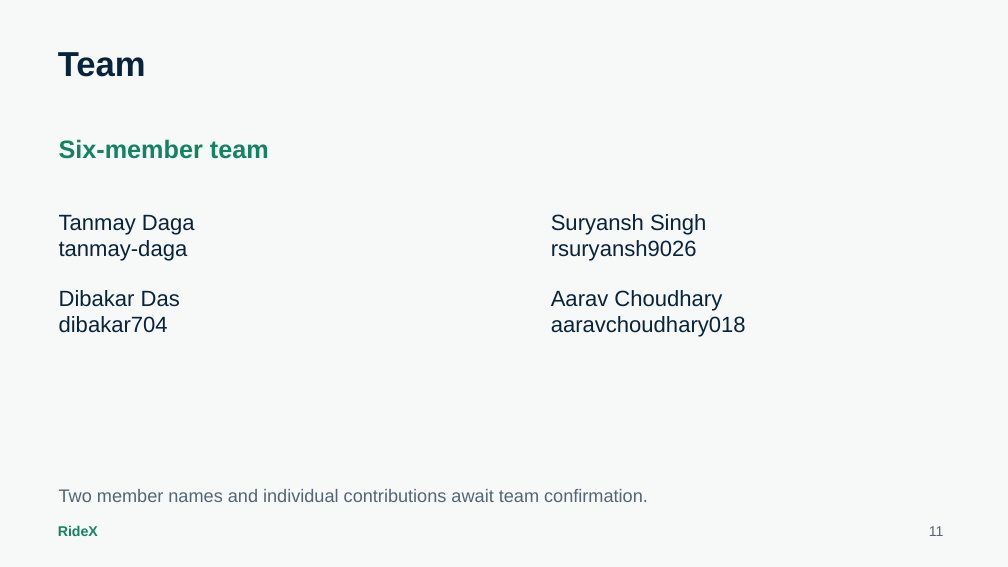
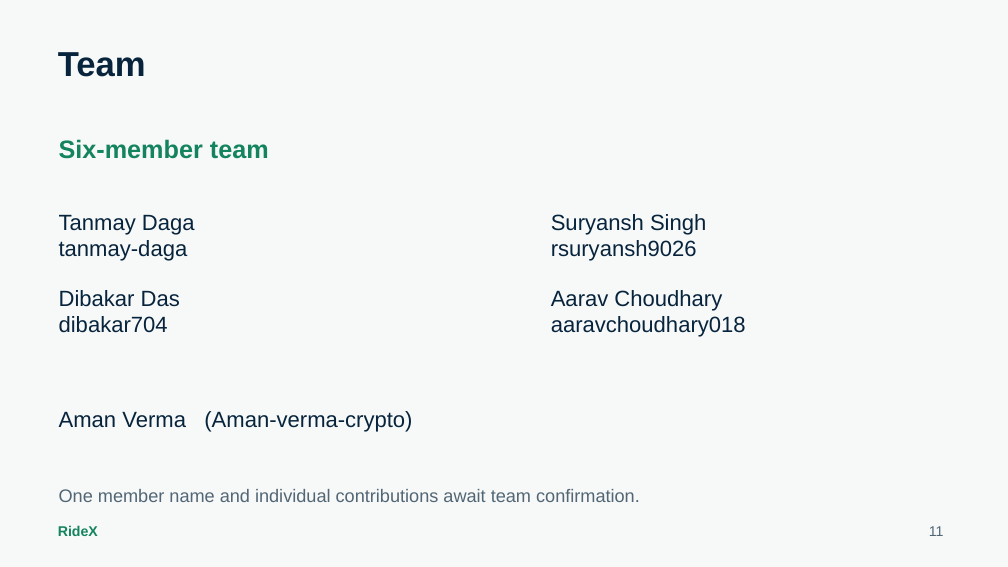
Before and after one commit to aaravchoudhary018/FireTech-, a slide deck: slide 11 of docs/presentation/RideX-Ideathon-Presentation.pptx. Drawn at 1008x567 pixels with LibreOffice and Linux fonts; fonts in the diff are those of the drawing. Boxes give left, top, right and bottom in pixels: in the first picture for what was removed or moved away, otherwise in the second. Text is boxed around its words. In the diff, an @@ line names an element or a change of style, - is before the commit and + after.

Commit message:
Add Aman Verma to presentation team

```diff
--- a/docs/presentation/RideX-Ideathon-Presentation.pptx
+++ b/docs/presentation/RideX-Ideathon-Presentation.pptx
@@ text added at [59, 411, 412, 432], 21 pt, text #08243D @@
+Aman Verma (Aman-verma-crypto)
@@ text at [59, 489, 640, 502]: text changed @@
-Two member names and individual contributions await team confirmation.
+One member name and individual contributions await team confirmation.
```
